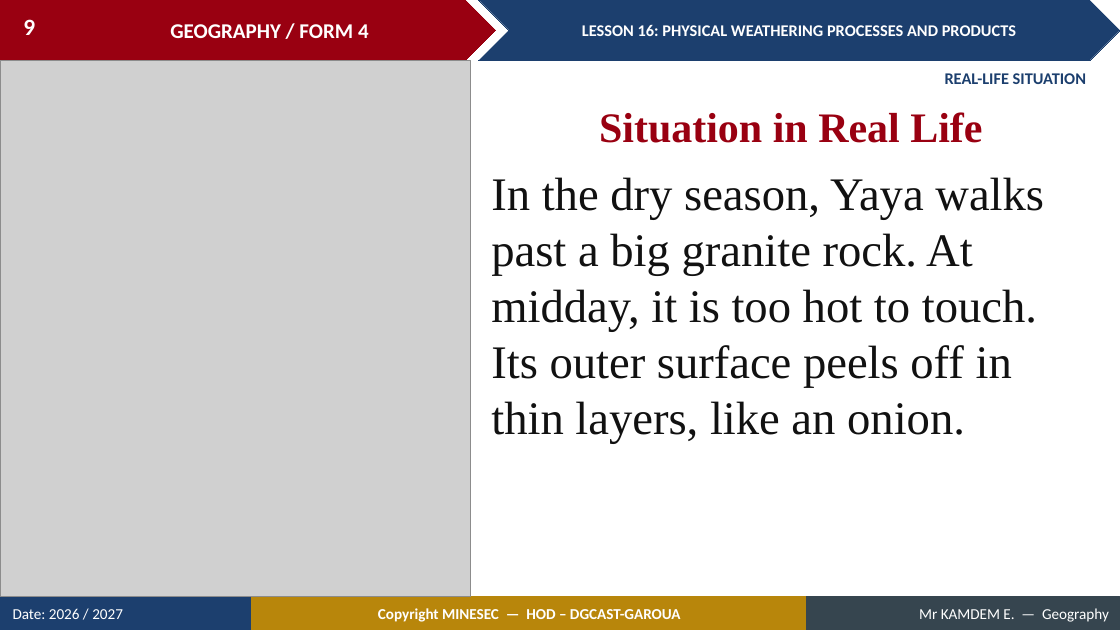
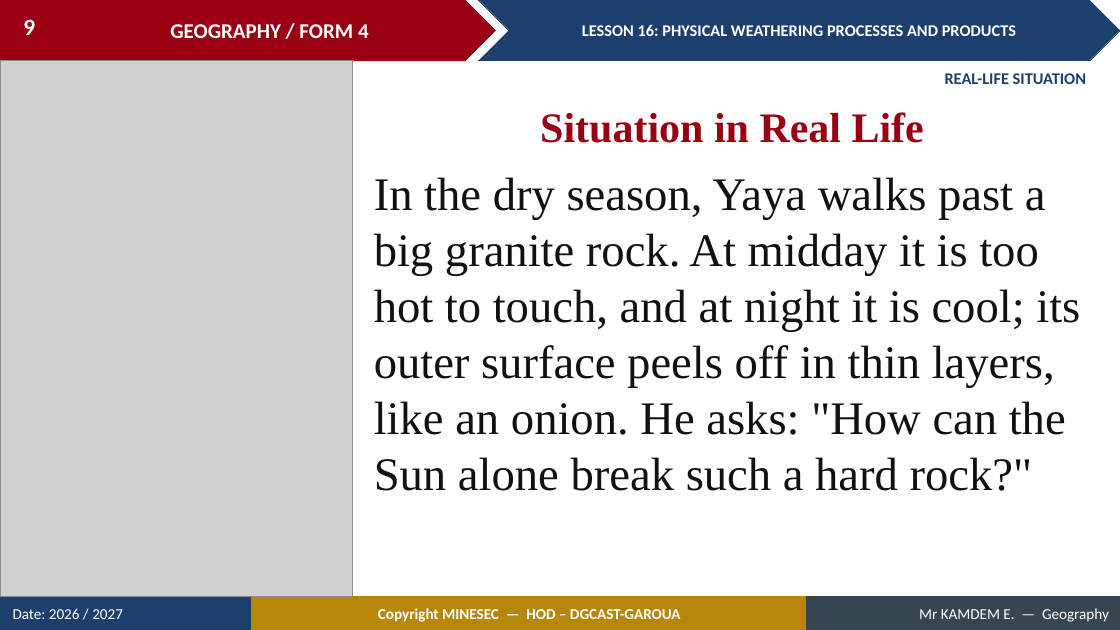
Before and after one commit to Berthautk/linea-github, a slide deck: slide 9 of lecons/F3/19_FORM4_LESSON16_Physical_Weathering.pptx. Drawn at 1120x630 pixels with LibreOffice and Linux fonts; fonts in the diff are those of the drawing; grey boxes stand for pictures. Boxes give left, top, right and bottom in pixels: in the first picture for what was removed or moved away, otherwise in the second. Text is boxed around its words. In the diff, an @@ line names an element or a change of style, - is before the commit and + after.

```diff
--- a/lecons/F3/19_FORM4_LESSON16_Physical_Weathering.pptx
+++ b/lecons/F3/19_FORM4_LESSON16_Physical_Weathering.pptx
@@ picture: place and size @@
-picture at (0, 60, 471, 597)
+picture at (0, 60, 353, 597)
@@ text "Situation in Real Life": place and size @@
-text "Situation in Real Life" at (599, 112, 982, 143)
+text "Situation in Real Life" at (540, 112, 924, 143)
@@ text at (374, 177, 1080, 491): text changed @@
-In the dry season, Yaya walks past a big granite rock. At midday, it is too hot to touch. Its outer surface peels off in thin layers, like an onion.
+In the dry season, Yaya walks past a big granite rock. At midday it is too hot to touch, and at night it is cool; its outer surface peels off in thin layers, like an onion. He asks: "How can the Sun alone break such a hard rock?"
```
Also in this commit, not shown: 15 other slides changed, 11 slides added, 3 slides removed, 11 other files.
